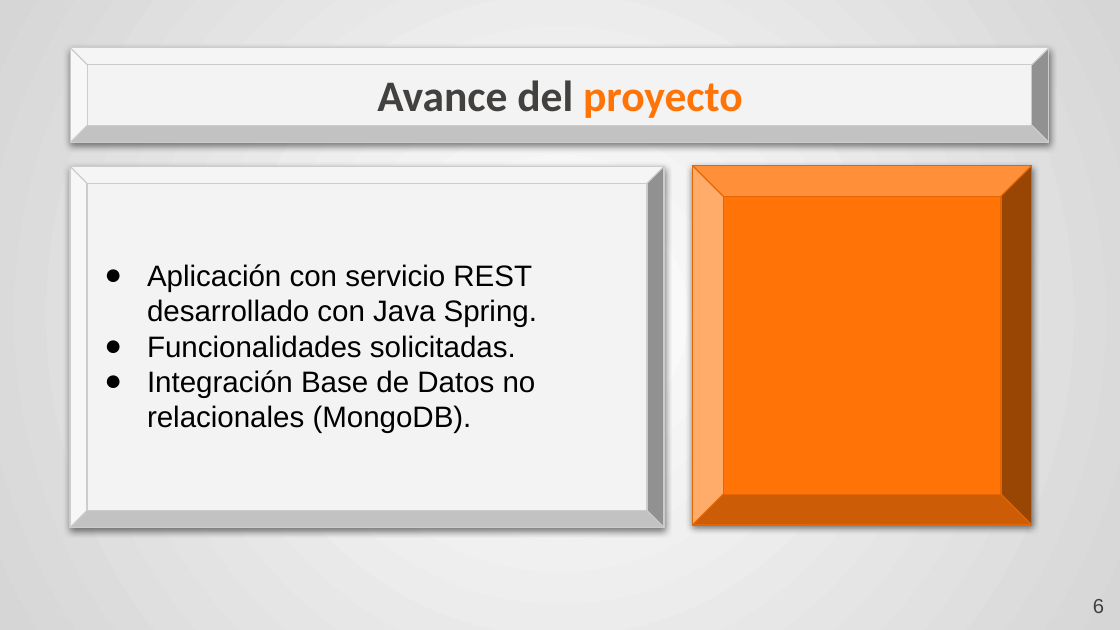
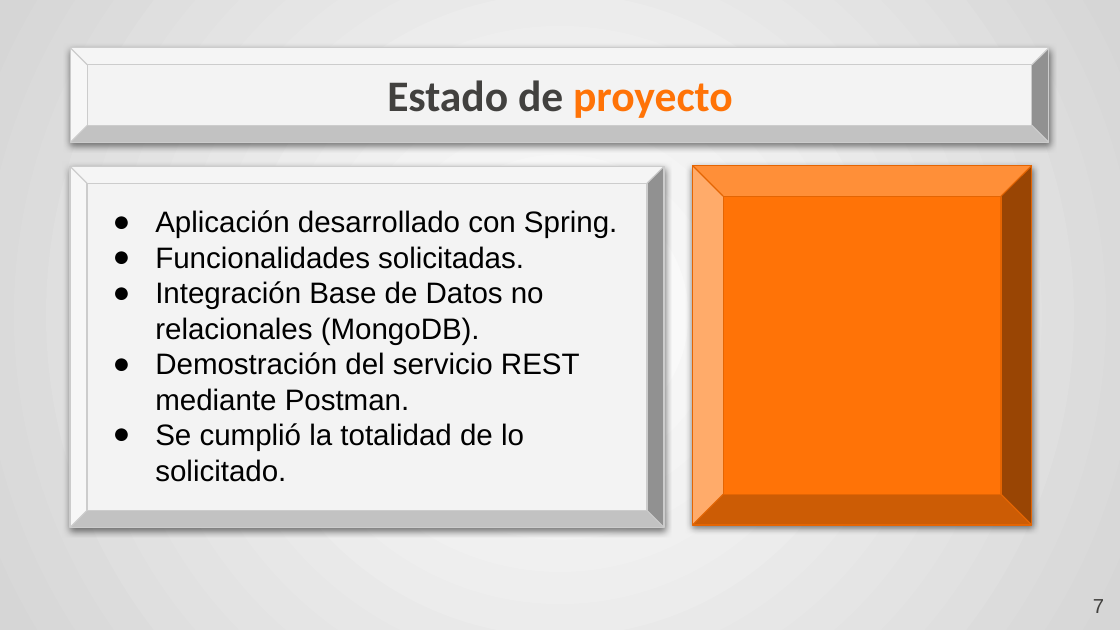
Before and after one commit to clementeaguilar-usach/Sistema_Voluntariado_noSQL, a slide deck: slide 7 of Lab 3 TBD.pptx (slide 6 before the commit). Drawn at 1120x630 pixels with LibreOffice and Linux fonts; fonts in the diff are those of the drawing. Boxes give left, top, right and bottom in pixels: in the first picture for what was removed or moved away, otherwise in the second. Text is boxed around its words. In the diff, an @@ line names an element or a change of style, - is before the commit and + after.

```diff
--- a/Lab 3 TBD.pptx
+++ b/Lab 3 TBD.pptx
@@ title at (x1=387, y1=80, x2=733, y2=118): text changed @@
-Avance del proyecto
+Estado de proyecto
@@ text "Aplicación desarrollado con Spring." moved from (x1=147, y1=264, x2=537, y2=433) to (x1=155, y1=210, x2=617, y2=482) @@
@@ text at (x1=155, y1=210, x2=617, y2=238): text changed @@
-● Aplicación con servicio REST
-desarrollado con Java Spring.
+● Aplicación desarrollado con Spring.
@@ text at (x1=155, y1=352, x2=580, y2=482): paragraphs added @@
+● Demostración del servicio REST mediante Postman.
+● Se cumplió la totalidad de lo solicitado.
@@ page number at (x1=1093, y1=599, x2=1104, y2=613): text changed @@
-6
+7
```
Also in this commit, not shown: 10 other slides changed, 14 slides added, 8 slides removed, 1 other file.
